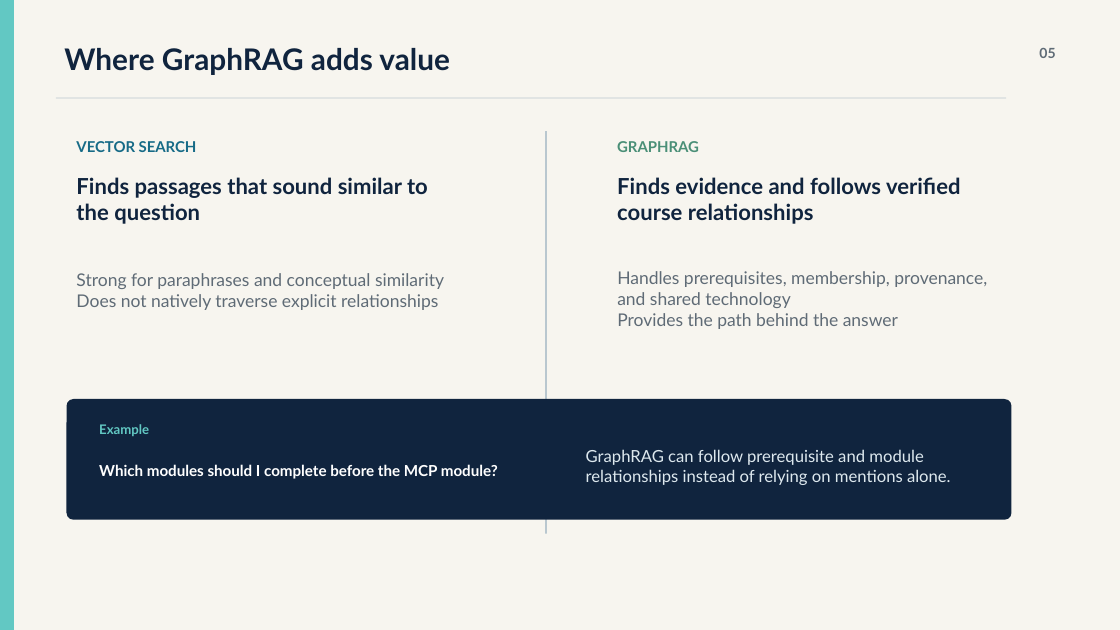
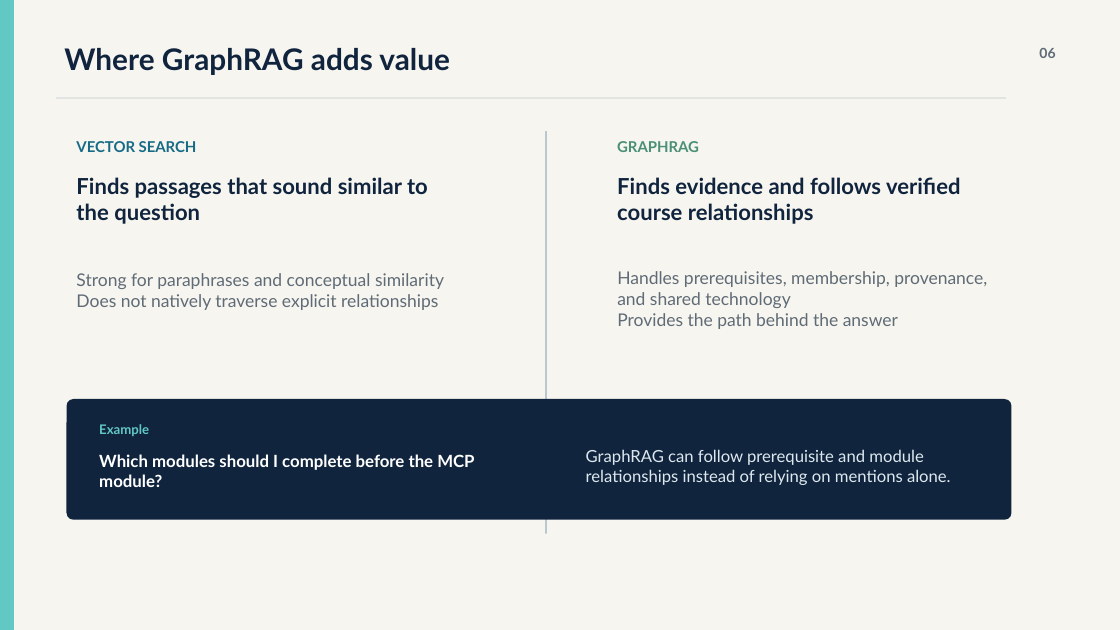
Before and after one commit to DeccansoftAITeam/BITC-Graph-Chatbot, a slide deck: slide 6 of docs/BITC-GraphRAG-Platform-Overview-Final.pptx (slide 5 before the commit). Drawn at 1120x630 pixels with LibreOffice and Linux fonts; fonts in the diff are those of the drawing. Boxes give left, top, right and bottom in pixels: in the first picture for what was removed or moved away, otherwise in the second. Text is boxed around its words. In the diff, an @@ line names an element or a change of style, - is before the commit and + after.

```diff
--- a/docs/BITC-GraphRAG-Platform-Overview-Final.pptx
+++ b/docs/BITC-GraphRAG-Platform-Overview-Final.pptx
@@ text at (x1=1039, y1=48, x2=1055, y2=58): text changed @@
-05
+06
@@ text "Which modules should I complete ..." at (x1=99, y1=454, x2=474, y2=487): size 13 to 14.4 pt @@
```
Also in this commit, not shown: 8 other slides changed, 3 slides added.
